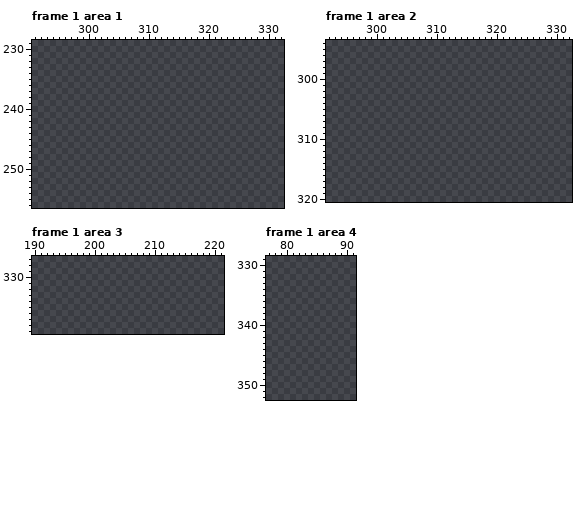
Two versions of one pixel-art file, Resources/SpriteSheet.aseprite. This is how it looked before the edit.
432x407 pixels, 1 frame. Colours within 5 levels of each other are drawn and written as one. Shown: frame 1 area 1: x 291..332, y 229..256; frame 1 area 2: x 292..332, y 294..320; frame 1 area 3: x 190..221, y 327..339; frame 1 area 4: x 77..91, y 329..352. The old version is drawn lined up with the new one, on the new canvas. The commit also changed other frames or places, which this record leaves out.
Once edited:
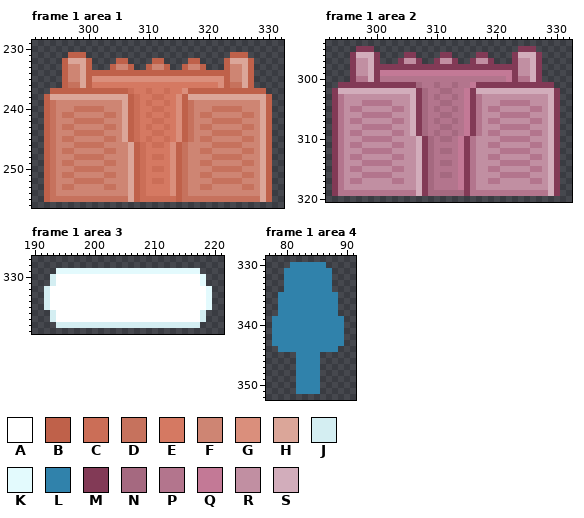
Palette (. is transparent): A #ffffff  B #bf614a  C #cb6e57  D #c6725d  E #d57962  F #ce8573  G #da8f7c  H #dba699  J #d4eef2  K #e3fafd  L #3082ab  M #823a56  N #a56980  P #b3758d  Q #c37996  R #c18fa2  S #d2adbb
Changes in this commit:
canvas 432x407 -> 432x384 (the part of the old canvas that was cut away was empty and is not shown)
Changed rows in their new state; - is an unchanged pixel.
Frame 1 area 1:
first column x 293:
231 ----BBB------------------------BBB----
232 ---BHHHB----BB----BB----BB----BHHHB---
233 ---BFFHB---BFFB--BFFB--BFFB---BFFHB---
234 ---BFFHBBBBBBBBBBBBBBBBBBBBBBBBFFHB---
235 ---BFFHBGGGGGGGGGGGGGGGGGGGGGGBFFHB---
236 ---BDDHBEEEEEEEEEEEEEEEEEEEEEGBDDHB---
237 -BBBBBBBBBBBBBCEECEECEEGBBBBBBBBBBBBB-
238 BHHHHHHHHHHHHHBCEECCEEGBHHHHHHHHHHHHHB
239 BDFFFFFFFFFFFHBCECEECEGBDFFFFFFFFFFFHB
240 BDFFFDDDDDFFFHBCEECCEEGBDFFFDDDDDFFFHB
241 BDFDDFFFFFDDFHBCECEECEGBDFDDFFFFFDDFHB
242 BDFFFDDDDDFFFHBCEECCEEGBDFFFDDDDDFFFHB
243 BDFDDFFFFFDDFHBCECEECEGBDFDDFFFFFDDFHB
244 BDFFFDDDDDFFFHBCEECCEEGBDFFFDDDDDFFFHB
245 BDFDDFFFFFDDFHBCECEECEGBDFDDFFFFFDDFHB
246 BDFFFDDDDDFFFFHBCECCEGBDFFFFDDDDDFFFHB
247 BDFDDFFFFFDDFFHBCEEEEGBDFFDDFFFFFDDFHB
248 BDFFFDDDDDFFFFHBCECCEGBDFFFFDDDDDFFFHB
249 BDFDDFFFFFDDFFHBCEEEEGBDFFDDFFFFFDDFHB
250 BDFFFDDDDDFFFFHBCECCEGBDFFFFDDDDDFFFHB
251 BDFDDFFFFFDDFFHBCEEEEGBDFFDDFFFFFDDFHB
252 BDFFFDDDDDFFFFHBCECCEGBDFFFFDDDDDFFFHB
253 BDFDDFFFFFDDFFHBCEEEEGBDFFDDFFFFFDDFHB
254 BDFFFFFFFFFFFFHBCEEEEGBDFFFFFFFFFFFFHB
255 BDDDDDDDDDDDDDHBCCCCCCBDDDDDDDDDDDDDHB
Frame 1 area 2:
first column x 293:
295 ----MMM------------------------MMM----
296 ---MSSSM----MM----MM----MM----MSSSM---
297 ---MRRSM---MRRM--MRRM--MRRM---MRRSM---
298 ---MRRSMMMMMMMMMMMMMMMMMMMMMMMMRRSM---
299 ---MRRSMQQQQQQQQQQQQQQQQQQQQQQMRRSM---
300 ---MPPSMPPPPPPPPPPPPPPPPPPPPPQMPPSM---
301 -MMMMMMMMMMMMMNPPNPPNPPQMMMMMMMMMMMMM-
302 MSSSSSSSSSSSSSMNPPNNPPQMSSSSSSSSSSSSSM
303 MPRRRRRRRRRRRSMNPNPPNPQMPRRRRRRRRRRRSM
304 MPRRRPPPPPRRRSMNPPNNPPQMPRRRPPPPPRRRSM
305 MPRPPRRRRRPPRSMNPNPPNPQMPRPPRRRRRPPRSM
306 MPRRRPPPPPRRRSMNPPNNPPQMPRRRPPPPPRRRSM
307 MPRPPRRRRRPPRSMNPNPPNPQMPRPPRRRRRPPRSM
308 MPRRRPPPPPRRRSMNPPNNPPQMPRRRPPPPPRRRSM
309 MPRPPRRRRRPPRSMNPNPPNPQMPRPPRRRRRPPRSM
310 MPRRRPPPPPRRRRSMNPNNPQMPRRRRPPPPPRRRSM
311 MPRPPRRRRRPPRRSMNPPPPQMPRRPPRRRRRPPRSM
312 MPRRRPPPPPRRRRSMNPNNPQMPRRRRPPPPPRRRSM
313 MPRPPRRRRRPPRRSMNPPPPQMPRRPPRRRRRPPRSM
314 MPRRRPPPPPRRRRSMNPNNPQMPRRRRPPPPPRRRSM
315 MPRPPRRRRRPPRRSMNPPPPQMPRRPPRRRRRPPRSM
316 MPRRRPPPPPRRRRSMNPNNPQMPRRRRPPPPPRRRSM
317 MPRPPRRRRRPPRRSMNPPPPQMPRRPPRRRRRPPRSM
318 MPRRRRRRRRRRRRSMNPPPPQMPRRRRRRRRRRRRSM
319 MPPPPPPPPPPPPPSMNNNNNNMPPPPPPPPPPPPPSM
Frame 1 area 3:
first column x 192:
329 --KKKKKKKKKKKKKKKKKKKKKKKK--
330 -JAAAAAAAAAAAAAAAAAAAAAAAAK-
331 -JAAAAAAAAAAAAAAAAAAAAAAAAK-
332 JAAAAAAAAAAAAAAAAAAAAAAAAAAK
333 JAAAAAAAAAAAAAAAAAAAAAAAAAAK
334 JAAAAAAAAAAAAAAAAAAAAAAAAAAK
335 JAAAAAAAAAAAAAAAAAAAAAAAAAAK
336 -JAAAAAAAAAAAAAAAAAAAAAAAAJ-
337 -JAAAAAAAAAAAAAAAAAAAAAAAAJ-
338 --JJJJJJJJJJJJJJJJJJJJJJJJ--
Frame 1 area 4:
first column x 78:
330 ---LLLLLL---
331 --LLLLLLLL--
332 --LLLLLLLL--
333 --LLLLLLLL--
334 --LLLLLLLL--
335 -LLLLLLLLLL-
336 -LLLLLLLLLL-
337 -LLLLLLLLLL-
338 -LLLLLLLLLL-
339 LLLLLLLLLLLL
340 LLLLLLLLLLLL
341 LLLLLLLLLLLL
342 LLLLLLLLLLLL
343 LLLLLLLLLLLL
344 -LLLLLLLLLL-
345 ----LLLL----
346 ----LLLL----
347 ----LLLL----
348 ----LLLL----
349 ----LLLL----
350 ----LLLL----
351 ----LLLL----
Changed places in both pictures, as pixel boxes (x1, y1, x2, y2):
added: (44, 52, 272, 202)
added: (332, 46, 560, 196)
added: (44, 268, 212, 328)
added: (272, 262, 344, 394)
